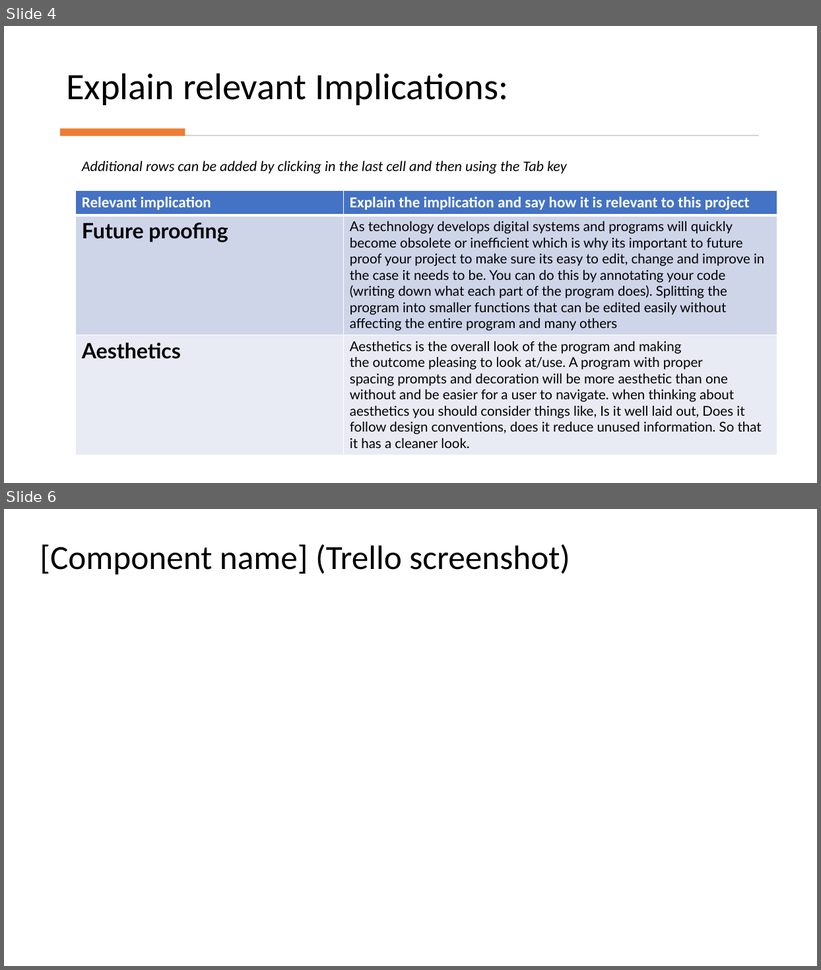
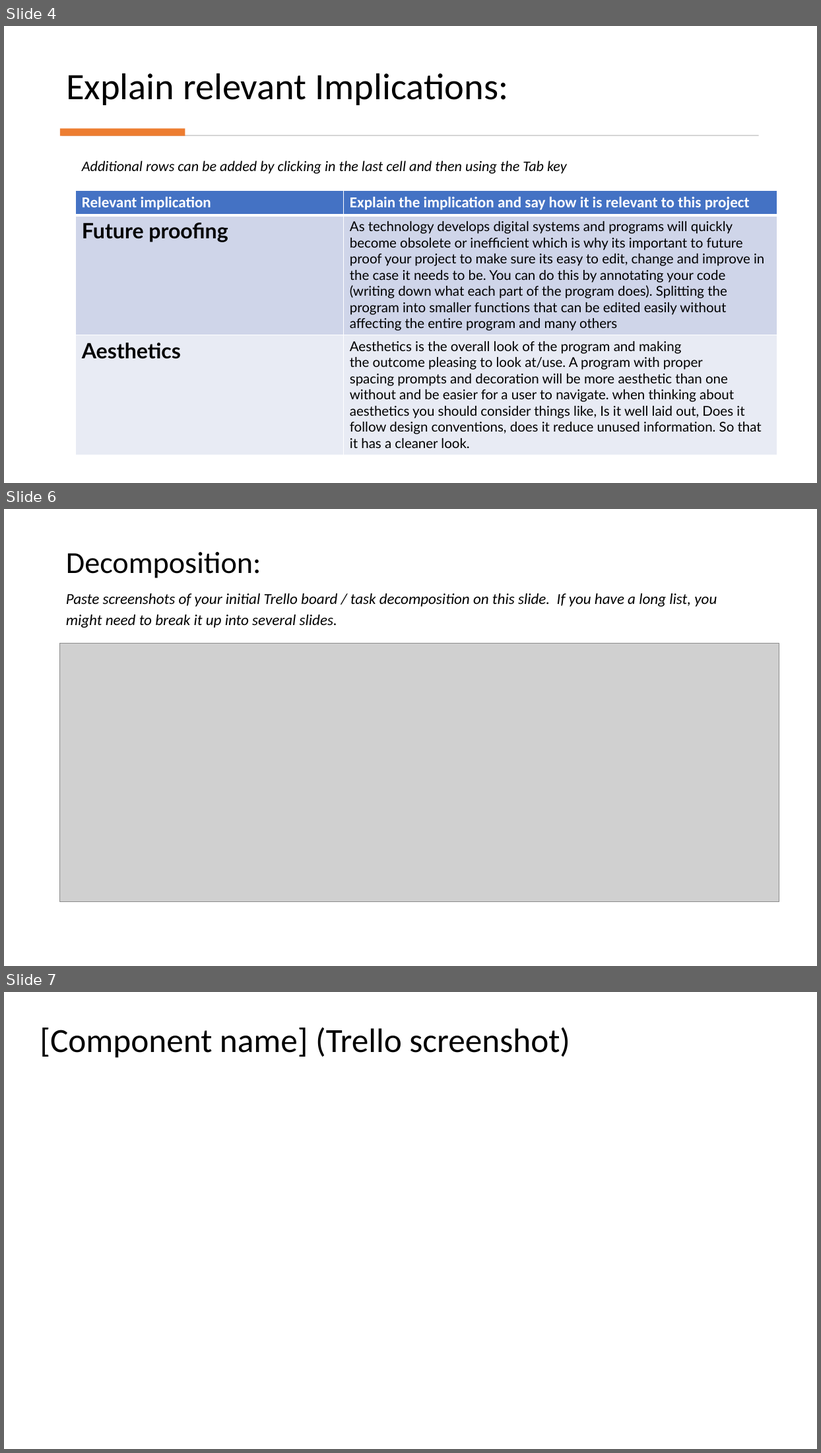
Before and after one commit to peter123321123321/Monster-Cards-Internal, a slide deck: 2.7 and 2.8 Documentation Template.pptx. Shown one above the other, each under a label of ours: slides 4 and 6 before the commit, slides 4, 6 and 7 after it; the slides between them are not shown. The pictures are 821x970 and 821x1453 pixels, drawn with LibreOffice and Linux fonts; fonts in the diff are those of the drawing; grey boxes stand for pictures. Boxes give left, top, right and bottom in pixels: in the first picture for what was removed or moved away, otherwise in the second. Text is boxed around its words. In the diff, an @@ line names an element or a change of style, - is before the commit and + after.

```diff
--- a/2.7 and 2.8 Documentation Template.pptx
+++ b/2.7 and 2.8 Documentation Template.pptx
@@ slide 6 added at bbox=[4, 509, 817, 966], background #FFFFFF @@
@@ title added at bbox=[66, 552, 261, 578], 36 pt, text #000000 @@
+Decomposition:
@@ text added at bbox=[66, 593, 717, 628], 18 pt, text #000000, italic @@
+Paste screenshots of your initial Trello board / task decomposition on this slide. If you have a long list, you might need to break it up into several slides.
@@ picture added at bbox=[60, 643, 780, 902] @@
@@ what was slide 6 is now slide 7 @@
```
Also in this commit, not shown: 1 slide changed.
